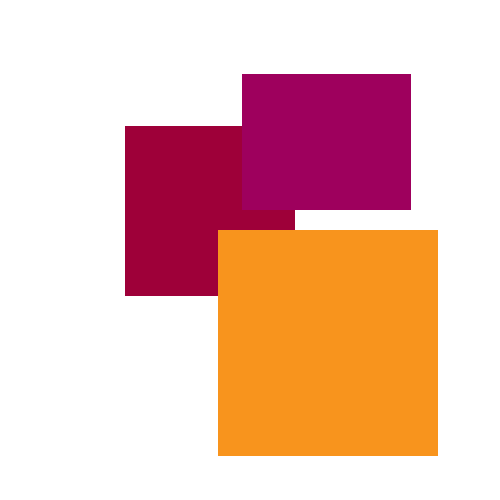
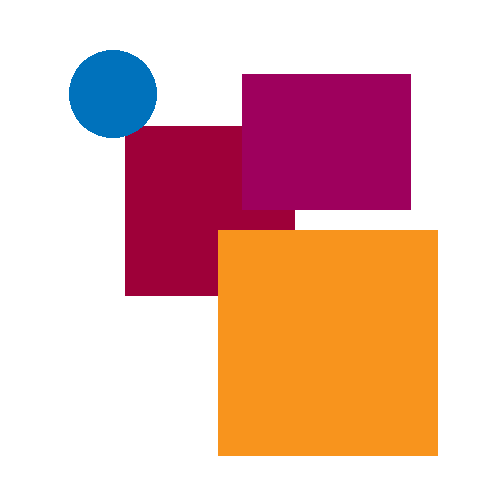
Revision of a layered 500x500 image; what changed, layer by layer:
added layer "Layer 3" above "Layer 2" over (69, 50, 157, 138)
